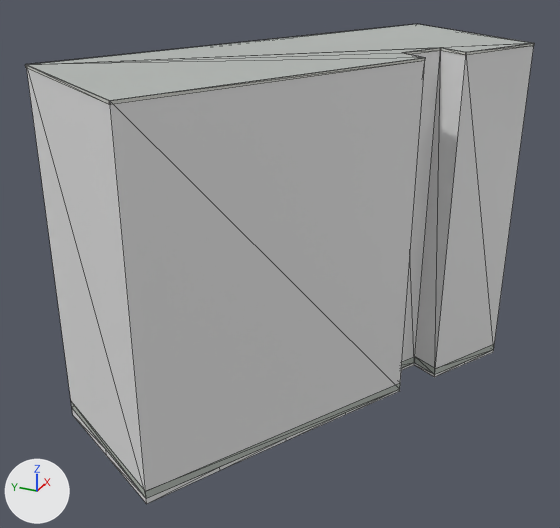
Renders of the glTF model public/models/buildings/osm-way-159388519.glb from each side of a commit.
One viewpoint serves both versions: a camera (50 mm lens) standing at (-28.9, -12.1, 20.1) and looking at (-0.8, 0.5, 6.1). The lights are fixed; the arrows at lower left show +X, +Y and +Z. The older version comes first. Mesh edges are drawn as thin lines. Where no turn or scale is listed for an object, it has been applied to the vertices. Vertices at exactly the same position are counted once.

Objects in the first picture: 'building foundation 159388519', 'reality 159388519 near reality aged pale plaster', 'reality 159388519 near reality concrete plinth', 'reality 159388519 near reality flat weathered roof', 'reality 159388519 near reality pale aluminum sill'.
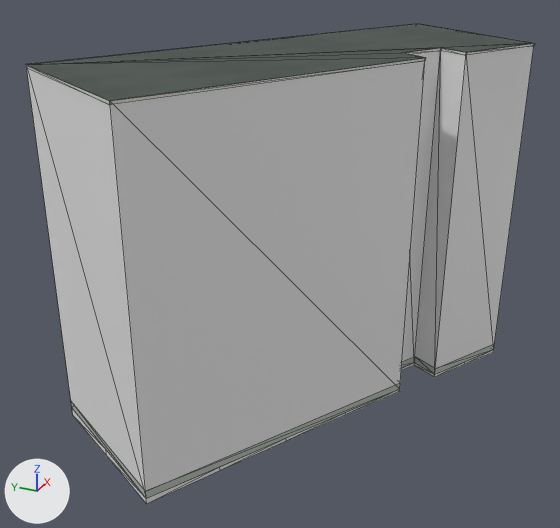
Diff of the bpy script that builds the scene:
```diff
--- a/public/models/buildings/osm-way-159388519.glb.py
+++ b/public/models/buildings/osm-way-159388519.glb.py
@@ img_roof_color @@
+img_roof_color = load_image('roof-color', 'textures/1de3d7bb6546b7423004abcc0fb627c4d0c6ad03316b21d76a93f9bf4f470ca6.png', 256, 256, 'sRGB')
@@ mat_reality_flat_weathered_roof @@
 mat_reality_flat_weathered_roof = principled_material('reality flat weathered roof')
-mat_reality_flat_weathered_roof.base_color = (0.451, 0.475, 0.455)  # grey #b3b7b4
+mat_reality_flat_weathered_roof.texture = img_roof_color
 mat_reality_flat_weathered_roof.roughness = 0.83
@@ me_reality_159388519_near_reality_pale_aluminum_sill @@
 # used by ob_reality_159388519_near_reality_pale_aluminum_sill; location = (0.0, 0.0, 0.0)
-me_reality_159388519_near_reality_pale_aluminum_sill.from_pydata(...)  # 32 vertices, 16 faces; spans x -10.1..10.2, y -8.1..8.2, z 14.9..15.0
+me_reality_159388519_near_reality_pale_aluminum_sill.from_pydata(...)  # 40 vertices, 32 faces; spans x -10.1..10.2, y -8.1..8.2, z 14.9..15.0
+# me_reality_159388519_near_reality_pale_aluminum_sill part 1
+# 7 faces are deleted
+# 8 vertices are added at x -10.1..10.2, y -8.0..8.1, z 15.0
+# 23 new faces join them
 me_reality_159388519_near_reality_pale_aluminum_sill.materials.append(mat_reality_pale_aluminum_sill)
```

What differs and where, as boxes [x1, y1, x2, y2] in the pictures (560 x 528 px):
'reality 159388519 near reality flat weathered roof', surface changed (darker): [27, 24, 532, 101] in both
part 1 of me_reality_159388519_near_reality_pale_aluminum_sill, reshaped: before [31, 24, 535, 104]; after [26, 24, 535, 104]
